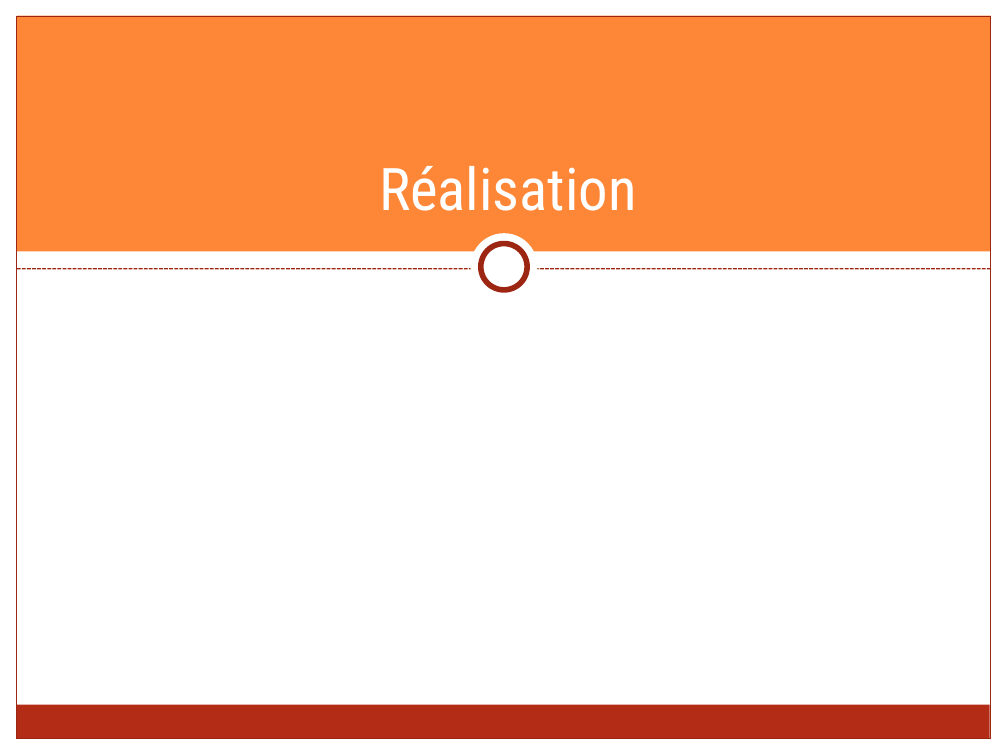
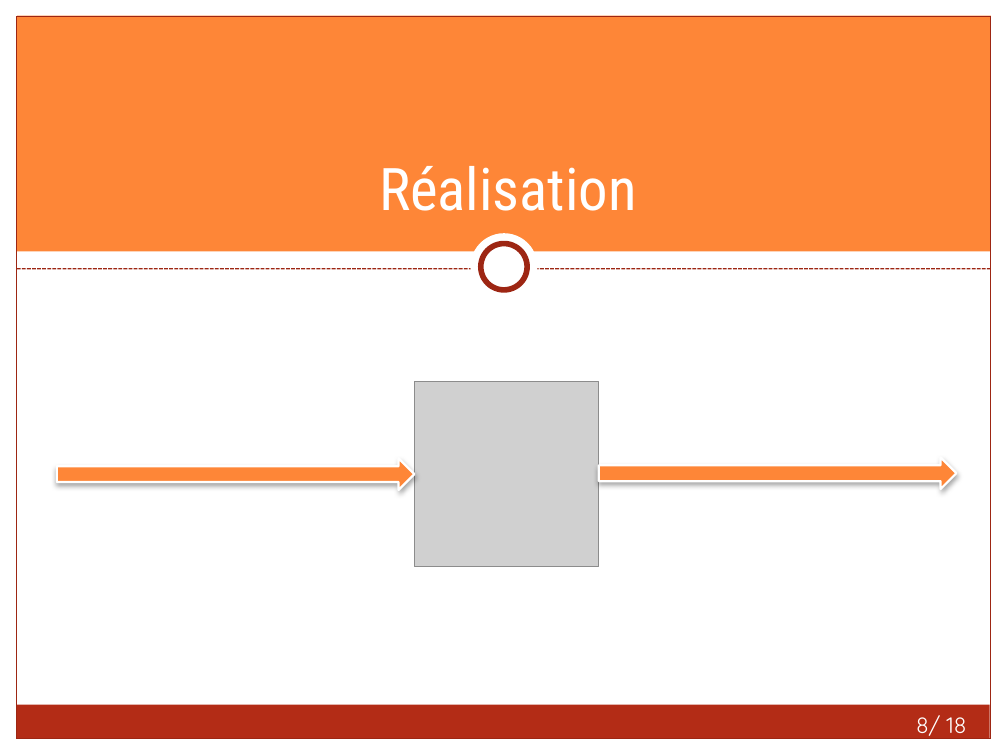
Before and after one commit to FieryWeasel/Picarete, a slide deck: slide 8 of SOURCES/RAPPORTS/Picarete - Presentation.pptx. Drawn at 1008x756 pixels with LibreOffice and Linux fonts; fonts in the diff are those of the drawing; grey boxes stand for pictures. Boxes give left, top, right and bottom in pixels: in the first picture for what was removed or moved away, otherwise in the second. Text is boxed around its words. In the diff, an @@ line names an element or a change of style, - is before the commit and + after.

```diff
--- a/SOURCES/RAPPORTS/Picarete - Presentation.pptx
+++ b/SOURCES/RAPPORTS/Picarete - Presentation.pptx
@@ picture added at (414,381,599,566) @@
@@ right arrow added at (56,459,414,490), fill #FE8637, outline #FFFFFF 1.57 pt @@
@@ right arrow added at (599,458,957,489), fill #FE8637, outline #FFFFFF 1.57 pt @@
@@ page number added at (916,715,966,736), 16 pt, text #FFFFFF @@
+8/ 18
```
Also in this commit, not shown: 17 other slides changed, 49 other files.
